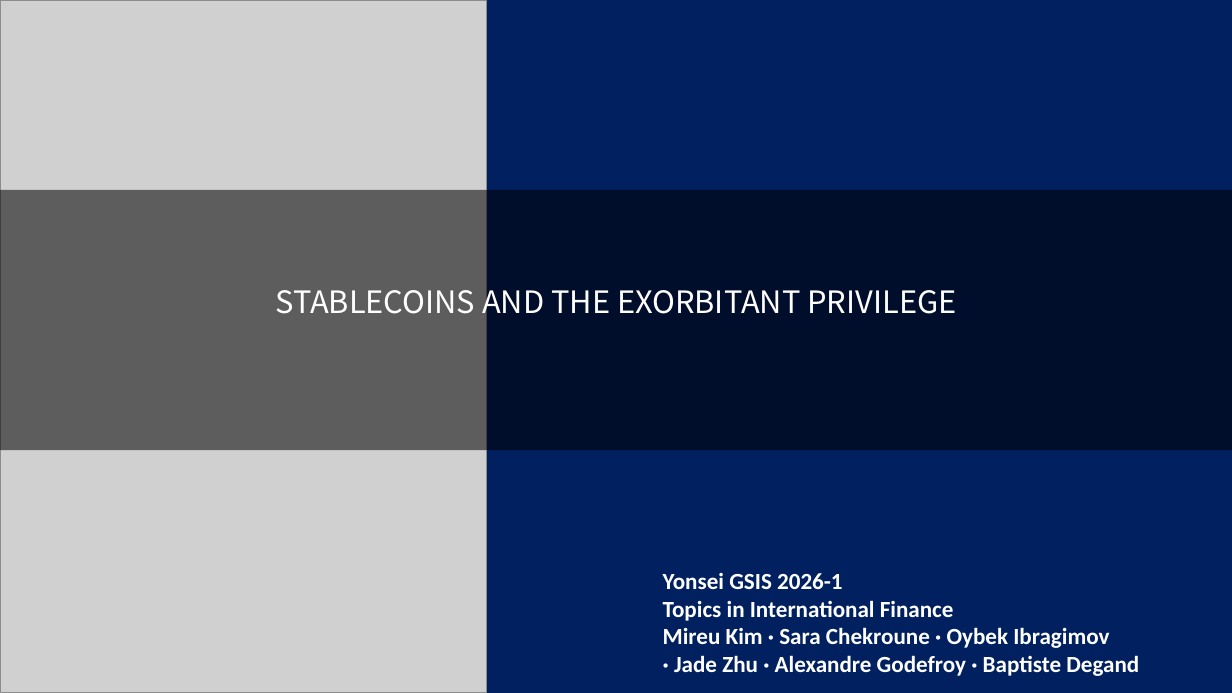
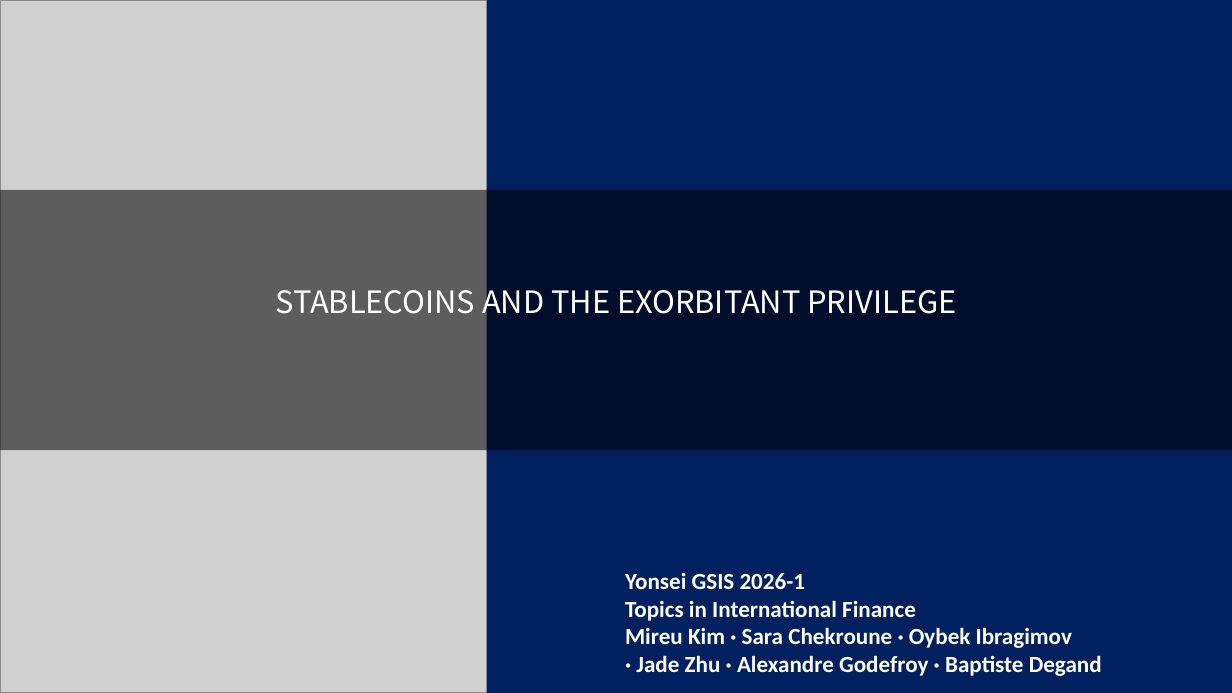
Before and after one commit to kimmireu0921/Stablecoins-and-the-Exorbitant-Privilege, a slide deck: slide 1 of presentations/0519_Stablecoin_Exorbitant_Privilege.pptx. Drawn at 1232x693 pixels with LibreOffice and Linux fonts; fonts in the diff are those of the drawing; grey boxes stand for pictures. Boxes give left, top, right and bottom in pixels: in the first picture for what was removed or moved away, otherwise in the second. Text is boxed around its words. In the diff, an @@ line names an element or a change of style, - is before the commit and + after.

```diff
--- a/presentations/0519_Stablecoin_Exorbitant_Privilege.pptx
+++ b/presentations/0519_Stablecoin_Exorbitant_Privilege.pptx
@@ text "Yonsei GSIS 2026-1": place and size @@
-text "Yonsei GSIS 2026-1" at (663, 573, 1139, 676)
+text "Yonsei GSIS 2026-1" at (625, 573, 1102, 676)
```
Also in this commit, not shown: 8 other slides changed, 2 other files.
